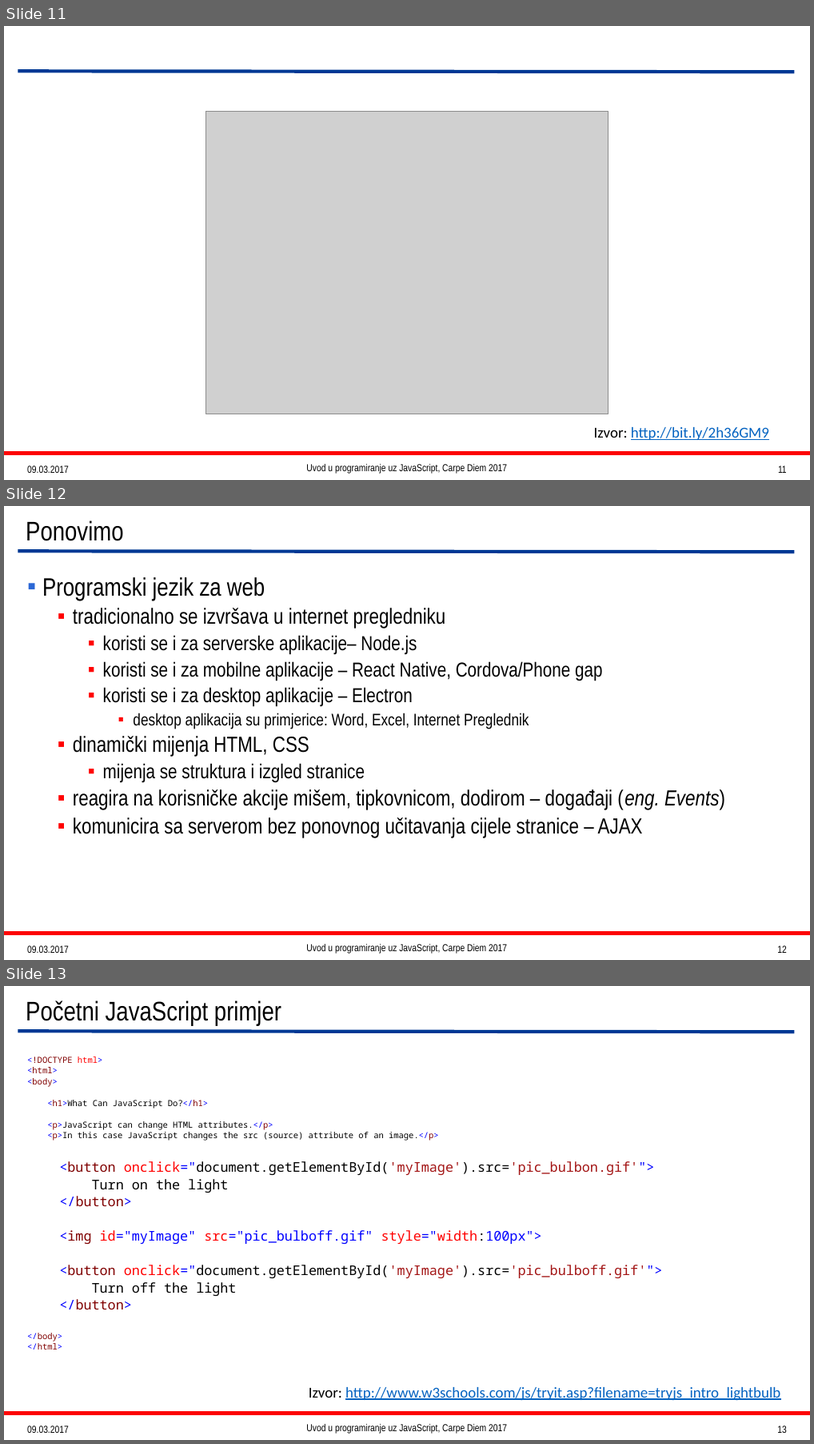
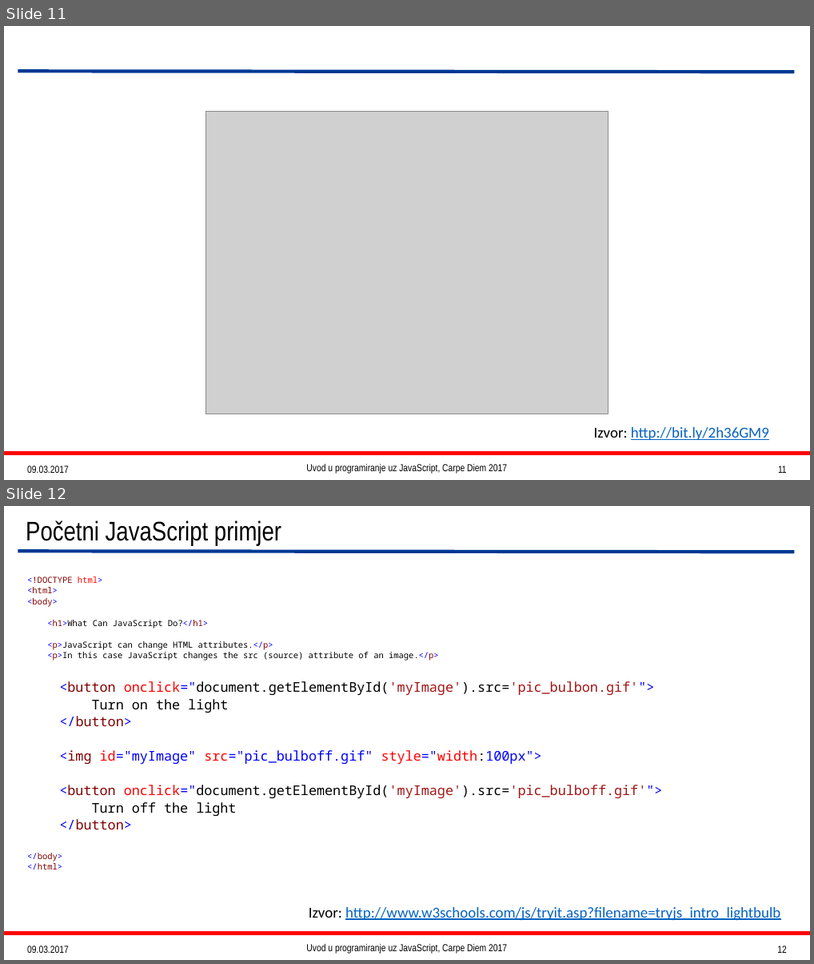
Before and after one commit to Fosna/cd-js-2017, a slide deck: JavaScriptTheBeginning.pptx. Shown one above the other, each under a label of ours: slides 11, 12 and 13 before the commit, slides 11 and 12 after it. The pictures are 814x1444 and 814x964 pixels, drawn with LibreOffice and Linux fonts; fonts in the diff are those of the drawing; grey boxes stand for pictures. Boxes give left, top, right and bottom in pixels: in the first picture for what was removed or moved away, otherwise in the second. Text is boxed around its words. In the diff, an @@ line names an element or a change of style, - is before the commit and + after.

```diff
--- a/JavaScriptTheBeginning.pptx
+++ b/JavaScriptTheBeginning.pptx
@@ slide 12 removed at bbox=[4, 506, 810, 960], background #FFFFFF; not listed: 2 template elements that a slide beside it also shows @@
@@ title removed at bbox=[26, 520, 123, 541] @@
-Ponovimo
@@ text removed at bbox=[42, 577, 726, 837] @@
-▪ Programski jezik za web
-  ▪ tradicionalno se izvršava u internet pregledniku
-    ▪ koristi se i za serverske aplikacije– Node.js
-    ▪ koristi se i za mobilne aplikacije – React Native, Cordova/Phone gap
-    ▪ koristi se i za desktop aplikacije – Electron
-      ▪ desktop aplikacija su primjerice: Word, Excel, Internet Preglednik
-  ▪ dinamički mijenja HTML, CSS
-    ▪ mijenja se struktura i izgled stranice
-  ▪ reagira na korisničke akcije mišem, tipkovnicom, dodirom – događaji (eng. Events)
-  ▪ komunicira sa serverom bez ponovnog učitavanja cijele stranice – AJAX
@@ text removed at bbox=[27, 945, 69, 952] @@
-09.03.2017
@@ text removed at bbox=[306, 944, 507, 953] @@
-Uvod u programiranje uz JavaScript, Carpe Diem 2017
@@ page number removed at bbox=[778, 945, 786, 952] @@
-12
@@ what was slide 13 is now slide 12 @@
@@ page number at bbox=[778, 945, 786, 952]: text changed @@
-13
+12
```
Also in this commit, not shown: 1 slide changed.
